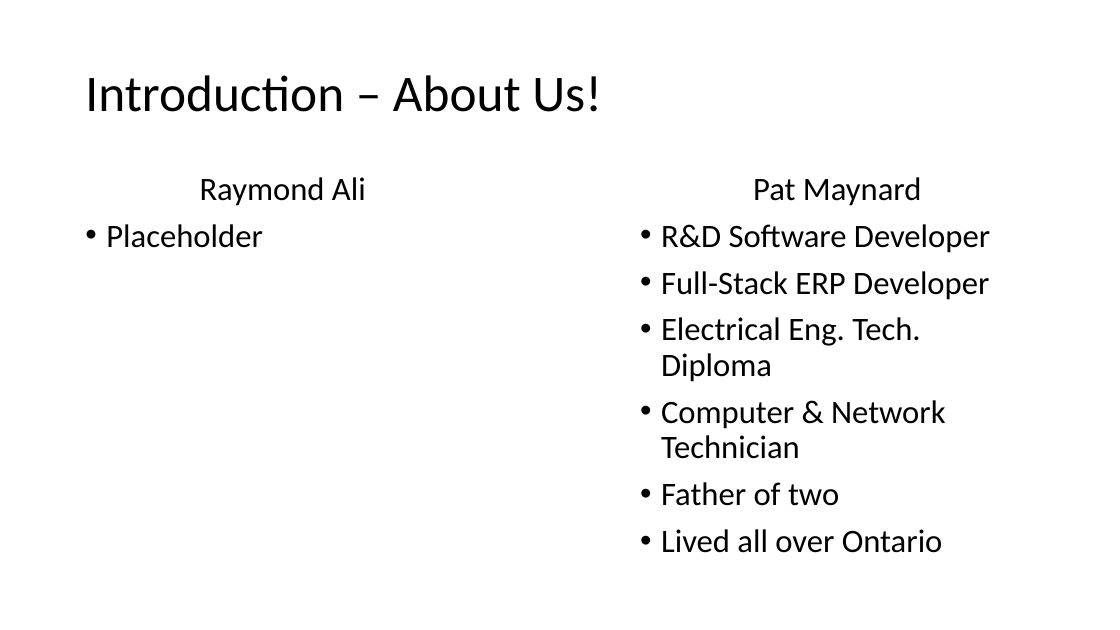
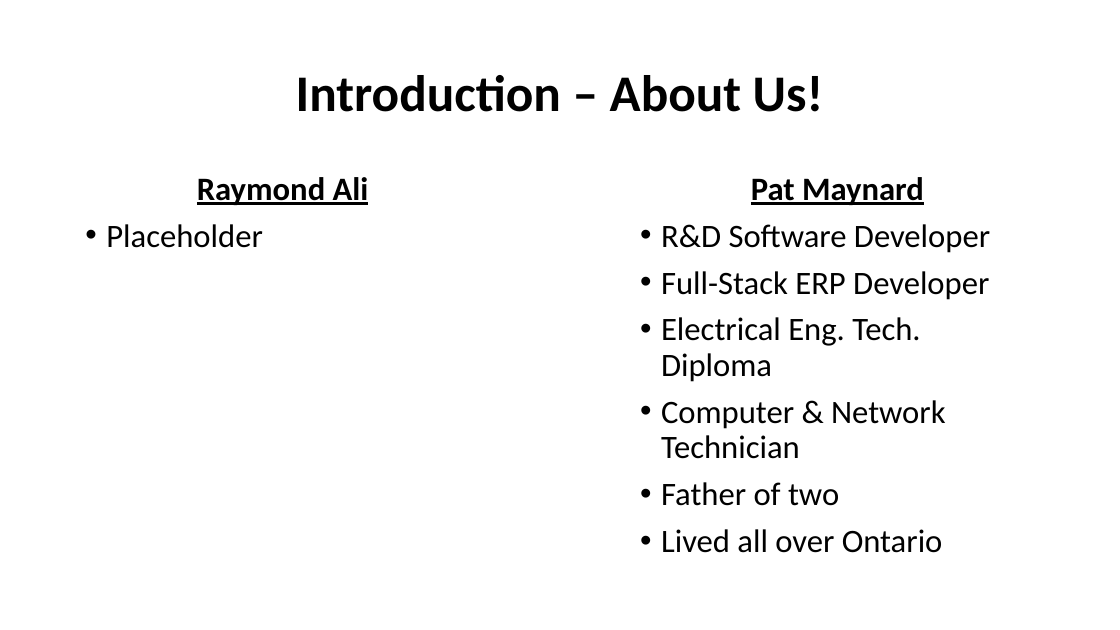
Before and after one commit to PMcTwist/Machine_Learn_Project, a slide deck: slide 2 of Presentation/Presentation_1.pptx. Drawn at 1120x630 pixels with LibreOffice and Linux fonts; fonts in the diff are those of the drawing. Boxes give left, top, right and bottom in pixels: in the first picture for what was removed or moved away, otherwise in the second. Text is boxed around its words. In the diff, an @@ line names an element or a change of style, - is before the commit and + after.

```diff
--- a/Presentation/Presentation_1.pptx
+++ b/Presentation/Presentation_1.pptx
@@ title "Introduction – About Us!" at [296,75,824,112]: bold on; alignment left to centre @@
@@ text at [197,177,369,205]: bold on, underline on in "Raymond Ali" @@
@@ text at [751,177,924,205]: bold on, underline on in "Pat Maynard" @@
```
Also in this commit, not shown: 2 other slides changed, 7 slides added, 1 slide removed.
